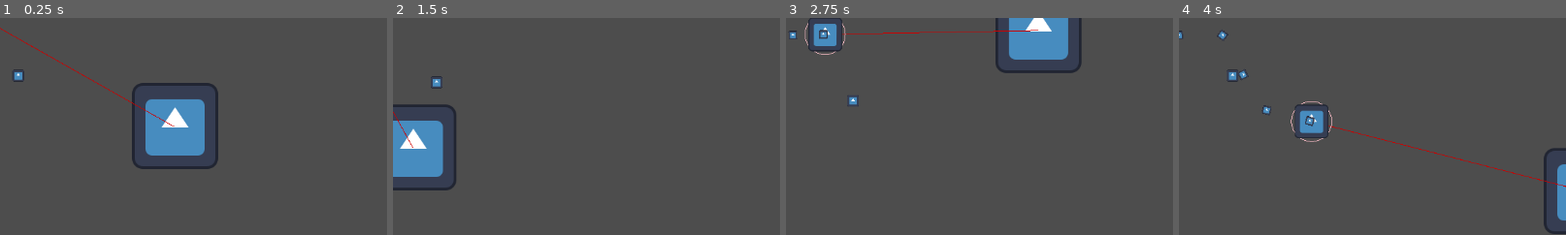
Above: before the commit, frames 1-4 (left to right).
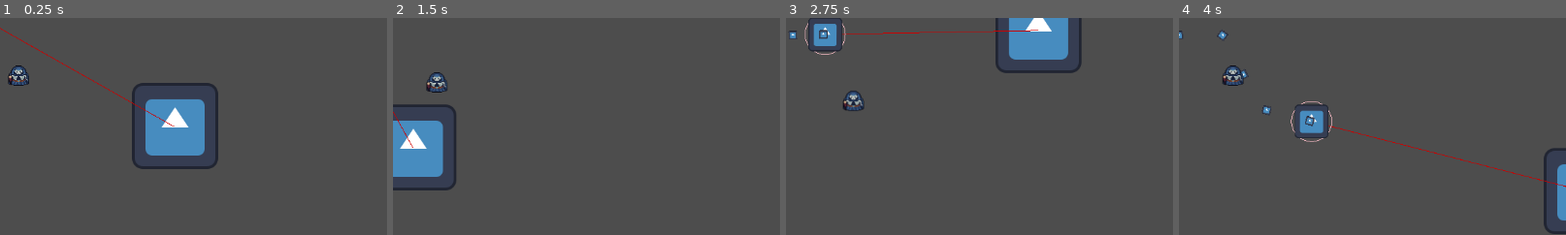
Above: after the commit, the same moments.

Repository: iris-nkhn/Mini-Jam-208
Game: Godot game, scene res://scenes/root.tscn
The game is run twice, just before and just after one commit, with the same random seed, the same clock (stepped at 60 frames per second) and the same inputs. The engine's default icon, where the game draws it, is replaced by a stand-in: a white triangle on a blue panel in a dark square.
Inputs (mouse positions are % of the whole screen's width and height, from its top left):
- Up to frame 1 (0.25 s): no input
- Up to frame 2 (1.5 s): move the mouse to (72, 45) at 0.52 s; hold D (Right) 0.53-1.28 s; move the mouse to (30, 55) at 1.27 s; hold S (Down) from 1.28 s (still down)
- Up to frame 3 (2.75 s): move the mouse to (60, 28) at 2.02 s; release S (Down) at 2.03 s; hold D (Right) from 2.03 s (still down)
- Up to frame 4 (4 s): move the mouse to (45, 70) at 2.77 s; release D (Right) at 2.78 s; hold W (Up) 2.78-3.53 s; move the mouse to (80, 65) at 3.52 s; hold A (Left) from 3.53 s (still down)
The pictures show only the part of the screen within x 27-77%, y 25-75%; the shares and areas given below are measured in that part.

The runs differ from the first frame. In frame 1, 0.4% of the frame differs, in the area x 2-8%, y 21-32%; in frame 2, 0.4%; in frame 3, 0.4%; in frame 4, 0.4%.

Commit message:
Nuevos sprites, cambiado el ratón, intento de animacion necrolord

Diff:
--- a/project.godot
+++ b/project.godot
@@ -19,6 +19,10 @@
 
 Banner="*uid://nlc7wmk4ddmy"
 Leader="*uid://c4noyvt4p4kvi"
+
+[display]
+
+mouse_cursor/custom_image="uid://7h8co5cgl7pa"
 
 [input]
 
--- a/scenes/leader/leader.tscn
+++ b/scenes/leader/leader.tscn
@@ -29,3 +29,5 @@
 curve = SubResource("Curve2D_mnww2")
 
 [node name="Area2D" type="Area2D" parent="." unique_id=575253066]
+
+[node name="AnimationPlayer" type="AnimationPlayer" parent="." unique_id=155577314]
--- a/scenes/root.tscn
+++ b/scenes/root.tscn
@@ -1,9 +1,49 @@
 [gd_scene format=3 uid="uid://cqak04x7ktl1r"]
 
 [ext_resource type="PackedScene" uid="uid://cq6bsdr6wjdp6" path="res://scenes/necro/necro.tscn" id="1_j5px3"]
+[ext_resource type="Texture2D" uid="uid://dkagkyf12bu0v" path="res://assets/characters/necrolord_spritesheet.png" id="2_twpsu"]
+
+[sub_resource type="AtlasTexture" id="AtlasTexture_lrqlo"]
+atlas = ExtResource("2_twpsu")
+region = Rect2(0, 0, 48, 48)
+
+[sub_resource type="AtlasTexture" id="AtlasTexture_sqa0i"]
+atlas = ExtResource("2_twpsu")
+region = Rect2(48, 0, 48, 48)
+
+[sub_resource type="AtlasTexture" id="AtlasTexture_jh1ax"]
+atlas = ExtResource("2_twpsu")
+region = Rect2(96, 0, 48, 48)
+
+[sub_resource type="AtlasTexture" id="AtlasTexture_kycxp"]
+atlas = ExtResource("2_twpsu")
+region = Rect2(144, 0, 48, 48)
+
+[sub_resource type="SpriteFrames" id="SpriteFrames_j287u"]
+animations = [{
+"frames": [{
+"duration": 1.0,
+"texture": SubResource("AtlasTexture_lrqlo")
+}, {
+"duration": 1.0,
+"texture": SubResource("AtlasTexture_sqa0i")
+}, {
+"duration": 1.0,
+"texture": SubResource("AtlasTexture_jh1ax")
+}, {
+"duration": 1.0,
+"texture": SubResource("AtlasTexture_kycxp")
+}],
+"loop": true,
+"name": &"default",
+"speed": 5.0
+}]
 
 [node name="Root" type="Node2D" unique_id=2145283830]
 
 [node name="Necro" parent="." unique_id=1549876970 instance=ExtResource("1_j5px3")]
 position = Vector2(343, 249)
-motion_mode = 1
+
+[node name="AnimatedSprite2D" type="AnimatedSprite2D" parent="Necro" unique_id=2053515525]
+sprite_frames = SubResource("SpriteFrames_j287u")
+frame_progress = 0.62341744
Binary file added: assets/sprites/aparition_particles_sprite.png
Not shown, added: assets/sprites/aparition_particles_sprite.png.import
Binary file added: assets/sprites/arrow_sprite.png
Not shown, added: assets/sprites/arrow_sprite.png.import
Binary file added: assets/sprites/cursor_sprite.png
Not shown, added: assets/sprites/cursor_sprite.png.import
Binary file added: assets/sprites/lifes_sprite.png
Not shown, added: assets/sprites/lifes_sprite.png.import
Binary file added: assets/sprites/tombstone_sprite.png
Not shown, added: assets/sprites/tombstone_sprite.png.import
